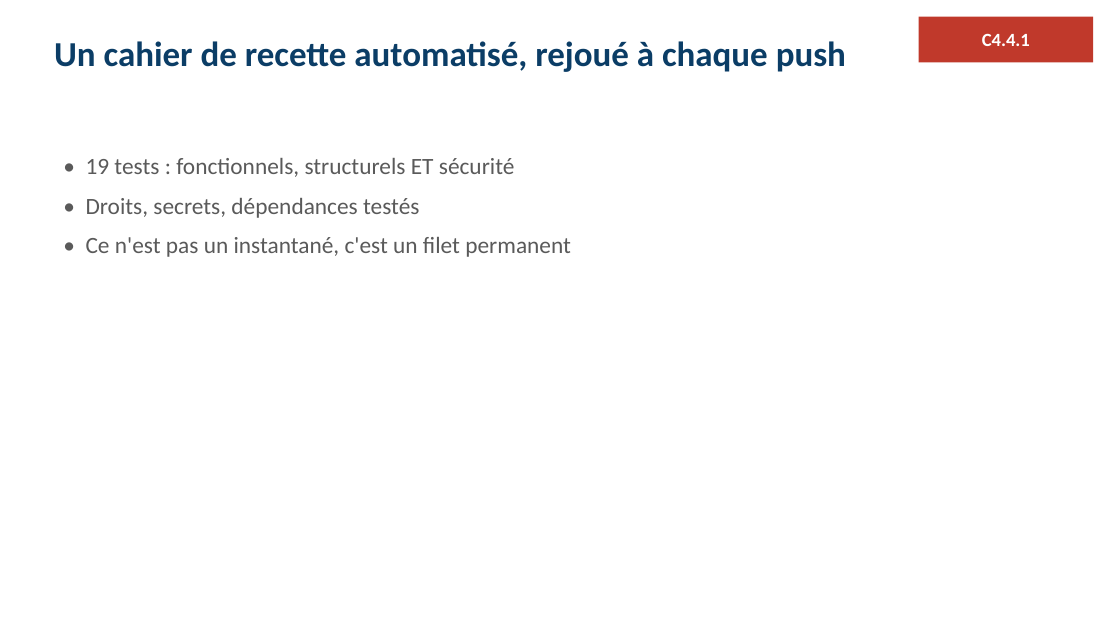
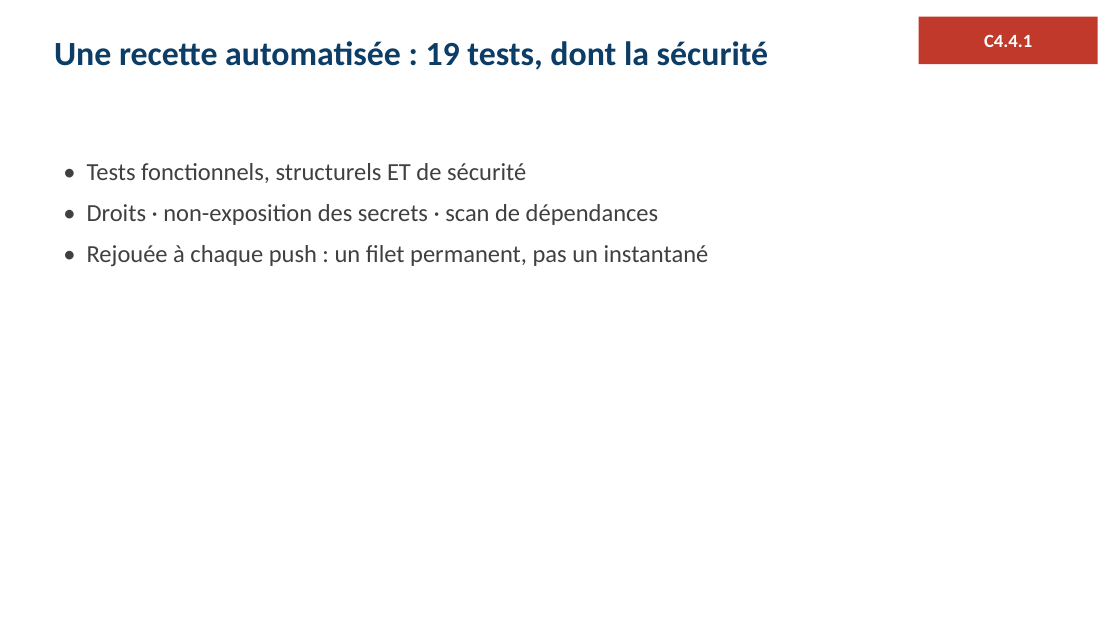
Before and after one commit to ratpiGene/ELT-Eckert, a slide deck: slide 14 of soutenance/support_eckert.pptx (slide 39 before the commit). Drawn at 1120x630 pixels with LibreOffice and Linux fonts; fonts in the diff are those of the drawing. Boxes give left, top, right and bottom in pixels: in the first picture for what was removed or moved away, otherwise in the second. Text is boxed around its words. In the diff, an @@ line names an element or a change of style, - is before the commit and + after.

```diff
--- a/soutenance/support_eckert.pptx
+++ b/soutenance/support_eckert.pptx
@@ rectangle "C4.4.1": place and size @@
-rectangle "C4.4.1" at (919,17,1094,63)
+rectangle "C4.4.1" at (919,17,1098,65)
@@ text at (54,41,768,70): text changed; size 30 to 29 pt @@
-Un cahier de recette automatisé, rejoué à chaque push
+Une recette automatisée : 19 tests, dont la sécurité
@@ text at (87,163,709,266): text changed; size 20 to 21 pt; text colour #5A5A5A to #404040 @@
-• 19 tests : fonctionnels, structurels ET sécurité
-• Droits, secrets, dépendances testés
-• Ce n'est pas un instantané, c'est un filet permanent
+• Tests fonctionnels, structurels ET de sécurité
+• Droits · non-exposition des secrets · scan de dépendances
+• Rejouée à chaque push : un filet permanent, pas un instantané
```
Also in this commit, not shown: 19 other slides changed, 28 slides removed, 2 other files.
